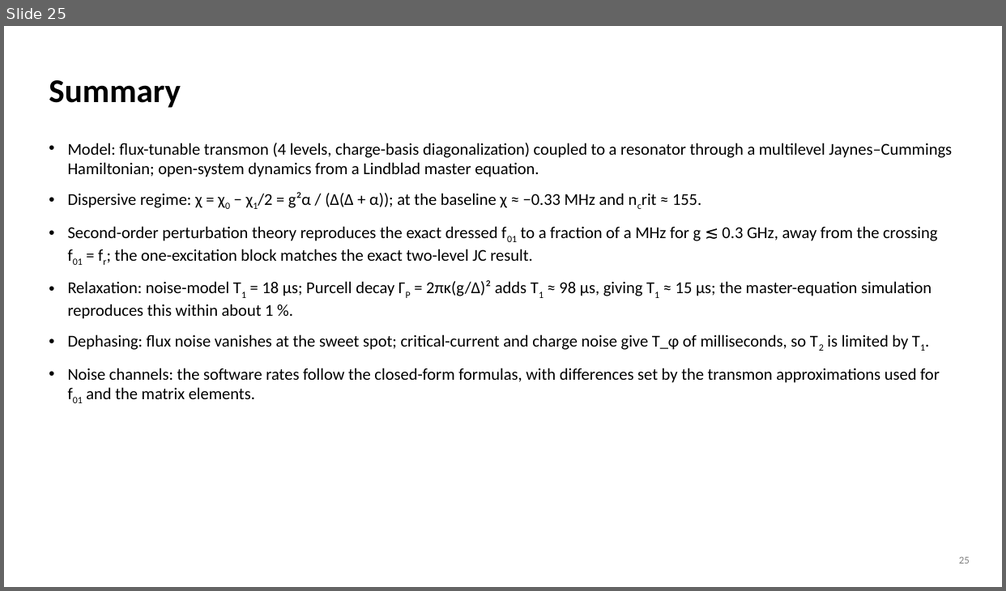
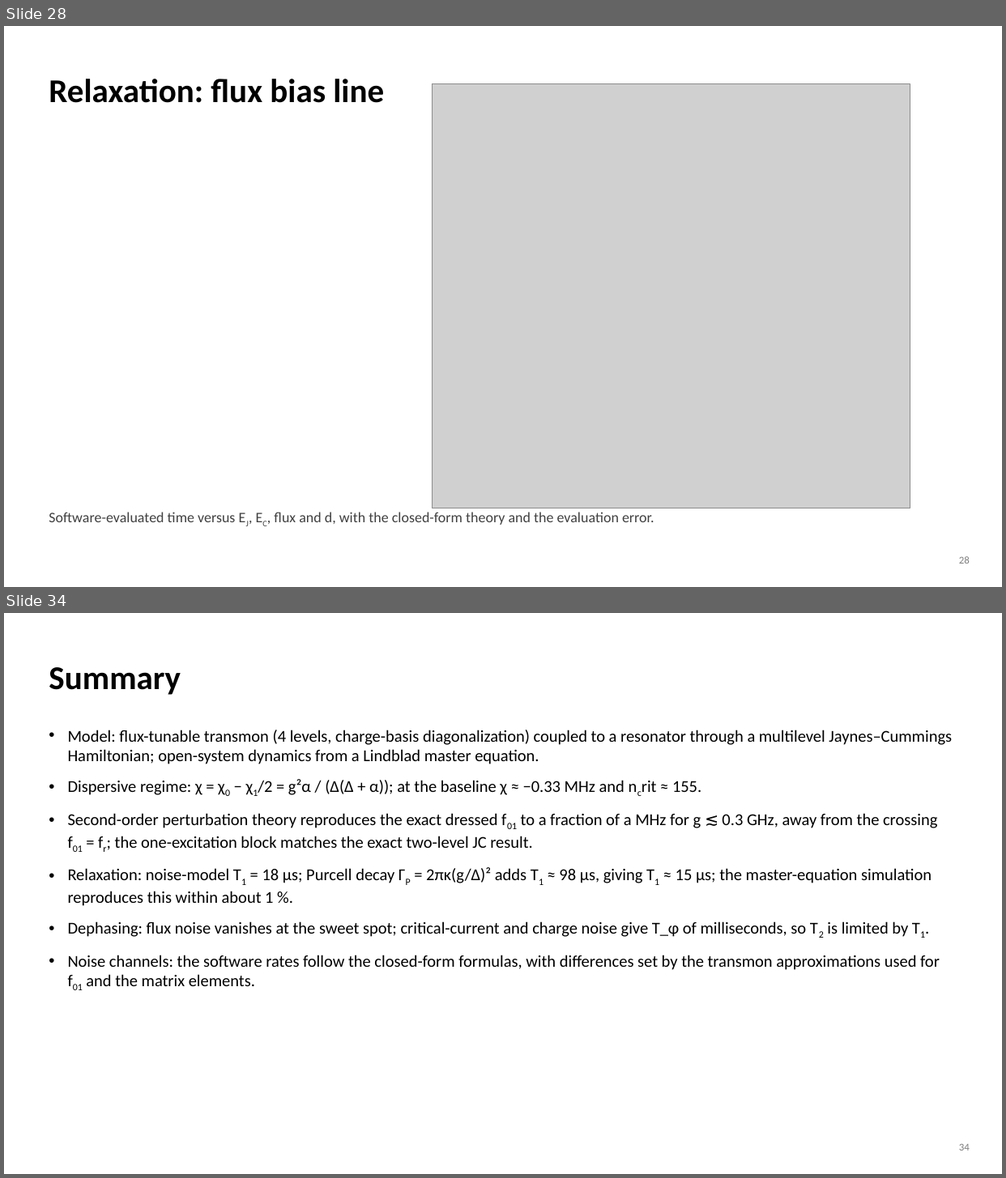
Before and after one commit to morassa1-code/Quantum_Computing_Simulations, a slide deck: Transmon_Resonator_Model.pptx. Shown one above the other, each under a label of ours: slide 25 before the commit, slides 28 and 34 after it; the slides between them are not shown. The pictures are 1006x591 and 1006x1178 pixels, drawn with LibreOffice and Linux fonts; fonts in the diff are those of the drawing; grey boxes stand for pictures. Boxes give left, top, right and bottom in pixels: in the first picture for what was removed or moved away, otherwise in the second. Text is boxed around its words. In the diff, an @@ line names an element or a change of style, - is before the commit and + after.

```diff
--- a/Transmon_Resonator_Model.pptx
+++ b/Transmon_Resonator_Model.pptx
@@ slide 28 added at <box>4,26,1002,587</box>, background #FFFFFF @@
@@ title added at <box>49,79,384,103</box>, 32 pt, text #000000, bold @@
+Relaxation: flux bias line
@@ picture added at <box>432,84,910,509</box> @@
@@ text added at <box>49,512,654,525</box>, 14 pt, text #404040 @@
+Software-evaluated time versus EJ, EC, flux and d, with the closed-form theory and the evaluation error.
@@ page number added at <box>959,557,970,564</box>, 10 pt, text #7F7F7F @@
+28
@@ what was slide 25 is now slide 34 @@
@@ page number at <box>959,1144,970,1151</box>: text changed @@
-25
+34
```
Also in this commit, not shown: 13 slides changed, 8 other slides added.
